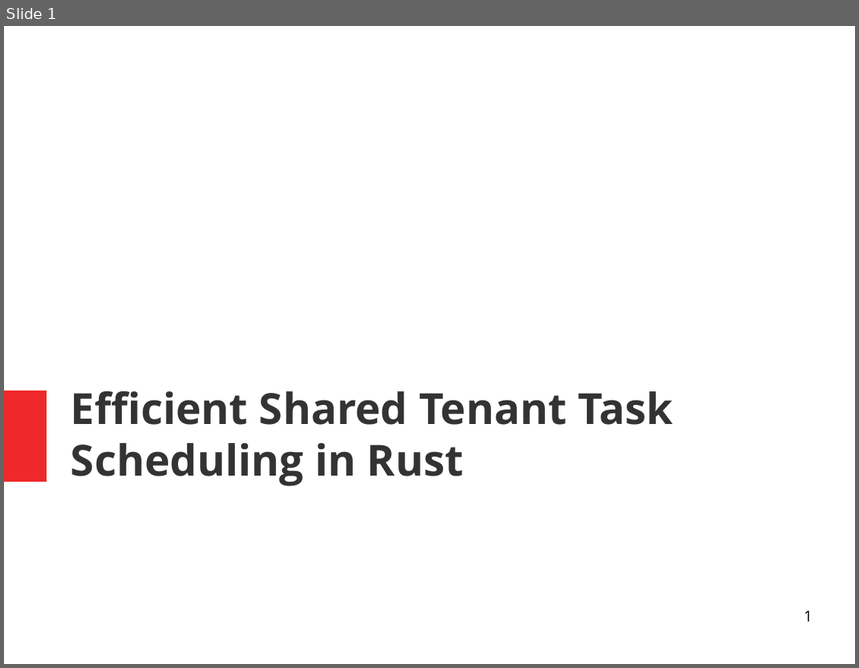
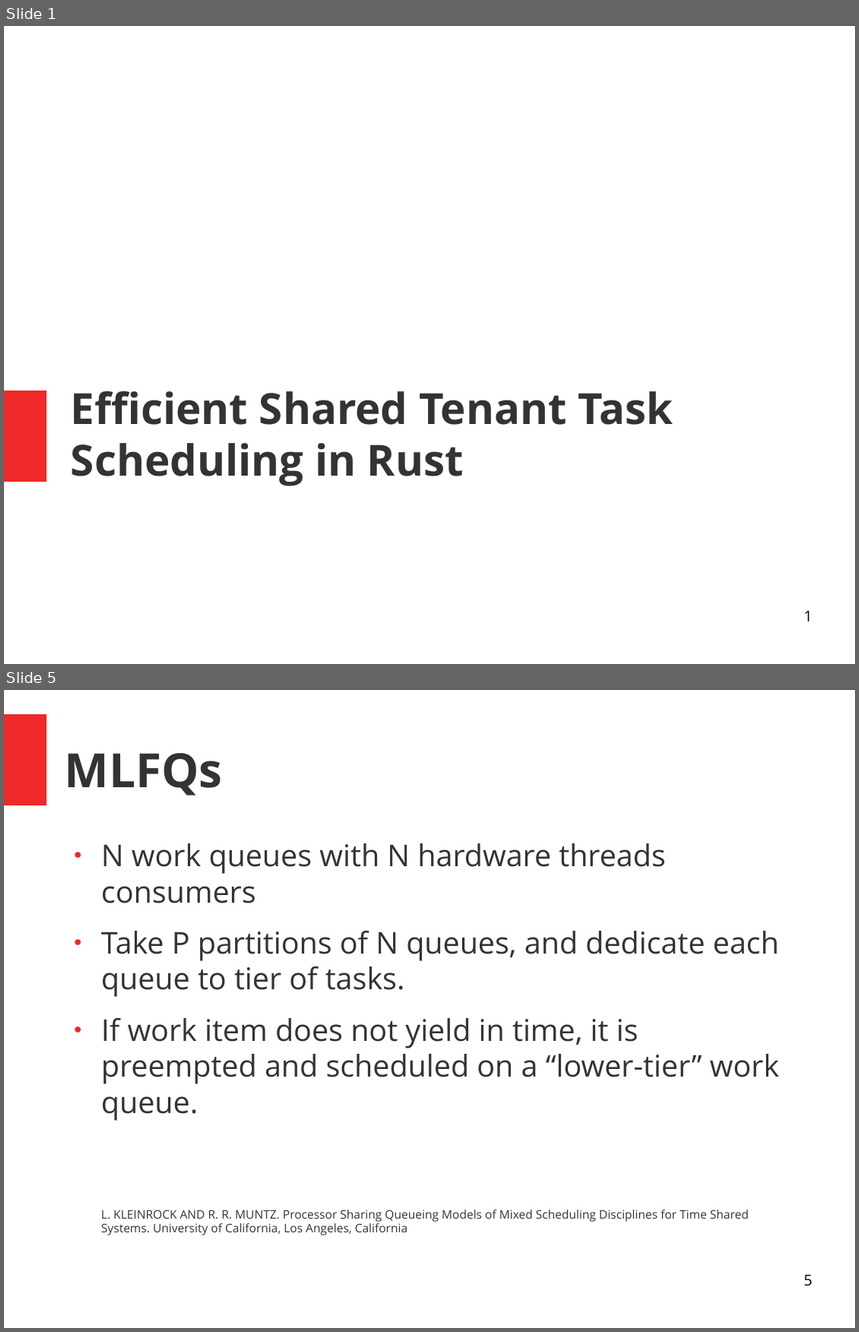
Before and after one commit to aaronlangford31/scheduler, a slide deck: docs/presentations/proj_background.odp. Shown one above the other, each under a label of ours: slide 1 before the commit, slides 1 and 5 after it; the slides between them are not shown. The pictures are 859x668 and 859x1332 pixels, drawn with LibreOffice and Linux fonts; fonts in the diff are those of the drawing. Boxes give left, top, right and bottom in pixels: in the first picture for what was removed or moved away, otherwise in the second. Text is boxed around its words. In the diff, an @@ line names an element or a change of style, - is before the commit and + after.

```diff
--- a/docs/presentations/proj_background.odp
+++ b/docs/presentations/proj_background.odp
@@ slide 5 added at [4, 690, 855, 1328], background #FFFFFF @@
@@ rectangle added at [4, 714, 47, 805], fill #EF2929 @@
@@ title added at [65, 753, 223, 796], 44 pt, text #333333, bold @@
+MLFQs
@@ text added at [101, 844, 779, 1121], 28 pt, text #333333 @@
+● N work queues with N hardware threads consumers
+● Take P partitions of N queues, and dedicate each queue to tier of tasks.
+● If work item does not yield in time, it is preempted and scheduled on a “lower-tier” work queue.
@@ text added at [101, 1210, 749, 1236], 11 pt, text #333333 @@
+L. KLEINROCK AND R. R. MUNTZ. Processor Sharing Queueing Models of Mixed Scheduling Disciplines for Time Shared Systems. University of California, Los Angeles, California
@@ page number added at [804, 1275, 813, 1287], 14 pt, text #000000 @@
+5
```
Also in this commit, not shown: 3 slides changed, 5 other slides added, 1 slide removed, 1 other file.
